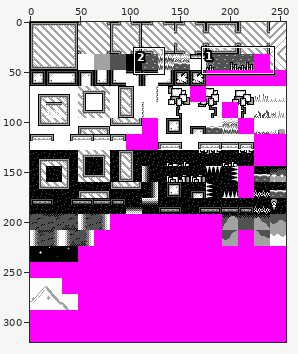
Two versions of one sprite sheet, src/data/blocks.def.png. Above, an overview of the earlier version with the close-up marked.
Close-up. First the earlier version:
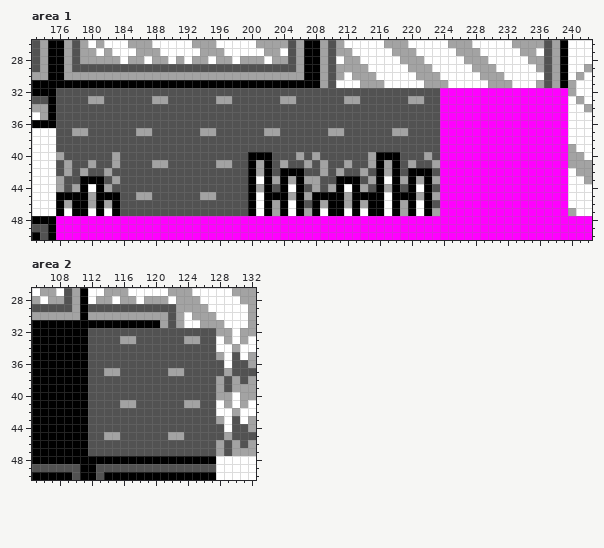
The file is 256x320 pixels. Shown: area 1: x 173..242, y 26..50; area 2: x 105..132, y 27..50.
After:
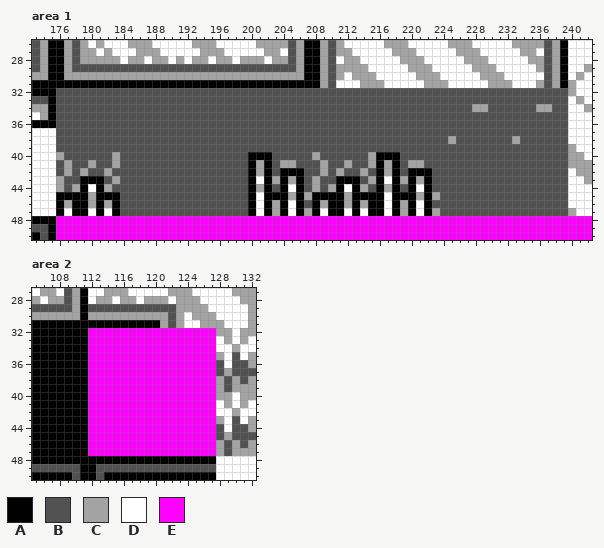
Palette (. is transparent): A #000000  B #525252  C #a3a3a3  D #ffffff  E #ff00ff
Diff:
--- area 1
@@ x 173..242 @@
 31 AAAAAAAAAAAAAAAAAAAAAAAAAAAAAAAAAAAACBDDDCCCDDDDDCCCDDDDDCCCDDDCBCACDD
-32 AAABBBBBBBBBBBBBBBBBBBBBBBBBBBBBBBBBBBBBBBBBBBBBBBBEEEEEEEEEEEEEEEECDD
-33 BBABBBBCCBBBBBBCCBBBBBBCCBBBBBBCCBBBBBBCCBBBBBBCCBBEEEEEEEEEEEEEEEEDCD
-34 CCABBBBBBBBBBBBBBBBBBBBBBBBBBBBBBBBBBBBBBBBBBBBBBBBEEEEEEEEEEEEEEEEDDC
-35 DCABBBBBBBBBBBBBBBBBBBBBBBBBBBBBBBBBBBBBBBBBBBBBBBBEEEEEEEEEEEEEEEEDDD
-36 AAABBBBBBBBBBBBBBBBBBBBBBBBBBBBBBBBBBBBBBBBBBBBBBBBEEEEEEEEEEEEEEEEDDD
-37 DDDBBCCBBBBBBCCBBBBBBCCBBBBBBCCBBBBBBCCBBBBBBCCBBBBEEEEEEEEEEEEEEEEDDD
-38 DDDBBBBBBBBBBBBBBBBBBBBBBBBBBBBBBBBBBBBBBBBBBBBBBBBEEEEEEEEEEEEEEEEDDD
-39 DDDBBBBBBBBBBBBBBBBBBBBBBBBBBBBBBBBBBBBBBBBBBBBBBBBEEEEEEEEEEEEEEEECDD
-40 DDDCBBBBBBCBBBBBBBBBBBBBBBBAAABBBCBCBBBBBBCAAABBBCBEEEEEEEEEEEEEEEECCD
-41 DDDBCBBCBBCBBBBCCBBBBBBCCBBACABCBBCBCBBCBBCACABCBBCEEEEEEEEEEEEEEEECCC
-42 DDDBCBCBBCBBBBBBBBBBBBBBBBBACABAAABBCBCBBCBACABAAABEEEEEEEEEEEEEEEEDCC
-43 DDDCBBAAABCBBBBBBBBBBBBBBBBADACACACCBBAAABCADACACACEEEEEEEEEEEEEEEEDDC
-44 DDDCBCADACBBBBBBBBBBBBBBBBBACABADABCBCADACBACABADABEEEEEEEEEEEEEEEEDDD
-45 DDDAAAACAAABBCCBBBBBBCCBBBBADAAACACAAAACAAAADAAACACEEEEEEEEEEEEEEEEDDD
-46 DDDACAACACABBBBBBBBBBBBBBBBADACADABACAACACAADACADABEEEEEEEEEEEEEEEEDDD
-47 DDDADAADADABBBBBBBBBBBBBBBBADACADACADAADADAADACADACEEEEEEEEEEEEEEEECDD
+32 AAABBBBBBBBBBBBBBBBBBBBBBBBBBBBBBBBBBBBBBBBBBBBBBBBBBBBBBBBBBBBBBBBCDD
+33 BBABBBBBBBBBBBBBBBBBBBBBBBBBBBBBBBBBBBBBBBBBBBBBBBBBBBBBBBBBBBBBBBBDCD
+34 CCABBBBBBBBBBBBBBBBBBBBBBBBBBBBBBBBBBBBBBBBBBBBBBBBBBBBCCBBBBBBCCBBDDC
+35 DCABBBBBBBBBBBBBBBBBBBBBBBBBBBBBBBBBBBBBBBBBBBBBBBBBBBBBBBBBBBBBBBBDDD
+36 AAABBBBBBBBBBBBBBBBBBBBBBBBBBBBBBBBBBBBBBBBBBBBBBBBBBBBBBBBBBBBBBBBDDD
+37 DDDBBBBBBBBBBBBBBBBBBBBBBBBBBBBBBBBBBBBBBBBBBBBBBBBBBBBBBBBBBBBBBBBDDD
+38 DDDBBBBBBBBBBBBBBBBBBBBBBBBBBBBBBBBBBBBBBBBBBBBBBBBBCBBBBBBBCBBBBBBDDD
+39 DDDBBBBBBBBBBBBBBBBBBBBBBBBBBBBBBBBBBBBBBBBBBBBBBBBBBBBBBBBBBBBBBBBCDD
+40 DDDCBBBBBBCBBBBBBBBBBBBBBBBAAABBBBBCBBBBBBCAAABBBBBBBBBBBBBBBBBBBBBCCD
+41 DDDBCBBCBBCBBBBBBBBBBBBBBBBACABCCBBBCBBCBBCACABCCBBBBBBBBBBBBBBBBBBCCC
+42 DDDBCBCBBCBBBBBBBBBBBBBBBBBACABAAABBCBCBBCBACABAAABBBBBBBBBBBBBBBBBDCC
+43 DDDCBBAAABCBBBBBBBBBBBBBBBBADACACABCBBAAABCADACACABBBBBBBBBBBBBBBBBDDC
+44 DDDCBCADACBBBBBBBBBBBBBBBBBACABADABCBCADACBACABADABBBBBBBBBBBBBBBBBDDD
+45 DDDAAAACAAABBBBBBBBBBBBBBBBADAAACACAAAACAAAADAAACACBBBBBBBBBBBBBBBBDDD
+46 DDDACAACACABBBBBBBBBBBBBBBBADACADABACAACACAADACADABBBBBBBBBBBBBBBBBDDD
+47 DDDADAADADABBBBBBBBBBBBBBBBADACADACADAADADAADACADACBBBBBBBBBBBBBBBBCDD
 48 AAAEEEEEEEEEEEEEEEEEEEEEEEEEEEEEEEEEEEEEEEEEEEEEEEEEEEEEEEEEEEEEEEEEEE
--- area 2
@@ x 105..132 @@
 31 AAAAAAAAAAAAAAAACBCDDCCCDDDC
-32 AAAAAAABBBBBBBBBBBBBBBBCCDCC
-33 AAAAAAABBBBCCBBBBBBCCBBDCDCD
-34 AAAAAAABBBBBBBBBBBBBBBBDDCDD
-35 AAAAAAABBBBBBBBBBBBBBBBCDBDC
-36 AAAAAAABBBBBBBBBBBBBBBBBDBBC
-37 AAAAAAABBCCBBBBBBCCBBBBBCBBB
-38 AAAAAAABBBBBBBBBBBBBBBBCBCBC
-39 AAAAAAABBBBBBBBBBBBBBBBCBCCC
-40 AAAAAAABBBBBBBBBBBBBBBBCCDCC
-41 AAAAAAABBBBCCBBBBBBCCBBDCDCD
-42 AAAAAAABBBBBBBBBBBBBBBBDDCDD
-43 AAAAAAABBBBBBBBBBBBBBBBCDBDC
-44 AAAAAAABBBBBBBBBBBBBBBBBDBBC
-45 AAAAAAABBCCBBBBBBCCBBBBBCBBB
-46 AAAAAAABBBBBBBBBBBBBBBBCBCBC
-47 AAAAAAABBBBBBBBBBBBBBBBCBCCC
+32 AAAAAAAEEEEEEEEEEEEEEEECCDCC
+33 AAAAAAAEEEEEEEEEEEEEEEEDCDCD
+34 AAAAAAAEEEEEEEEEEEEEEEEDDCDD
+35 AAAAAAAEEEEEEEEEEEEEEEECDBDC
+36 AAAAAAAEEEEEEEEEEEEEEEEBDBBC
+37 AAAAAAAEEEEEEEEEEEEEEEEBCBBB
+38 AAAAAAAEEEEEEEEEEEEEEEECBCBC
+39 AAAAAAAEEEEEEEEEEEEEEEECBCCC
+40 AAAAAAAEEEEEEEEEEEEEEEECCDCC
+41 AAAAAAAEEEEEEEEEEEEEEEEDCDCD
+42 AAAAAAAEEEEEEEEEEEEEEEEDDCDD
+43 AAAAAAAEEEEEEEEEEEEEEEECDBDC
+44 AAAAAAAEEEEEEEEEEEEEEEEBDBBC
+45 AAAAAAAEEEEEEEEEEEEEEEEBCBBB
+46 AAAAAAAEEEEEEEEEEEEEEEECBCBC
+47 AAAAAAAEEEEEEEEEEEEEEEECBCCC
 48 AAAAAAAAAAAAAAAAAAAAAAADDDDD
Pixel boxes of the changes (left, top, right, bottom) in both close-ups:
changed: (392, 88, 568, 216)
changed: (72, 96, 104, 136)
changed: (136, 96, 168, 136)
changed: (200, 96, 360, 200)
changed: (136, 160, 168, 200)
changed: (88, 328, 216, 456)
